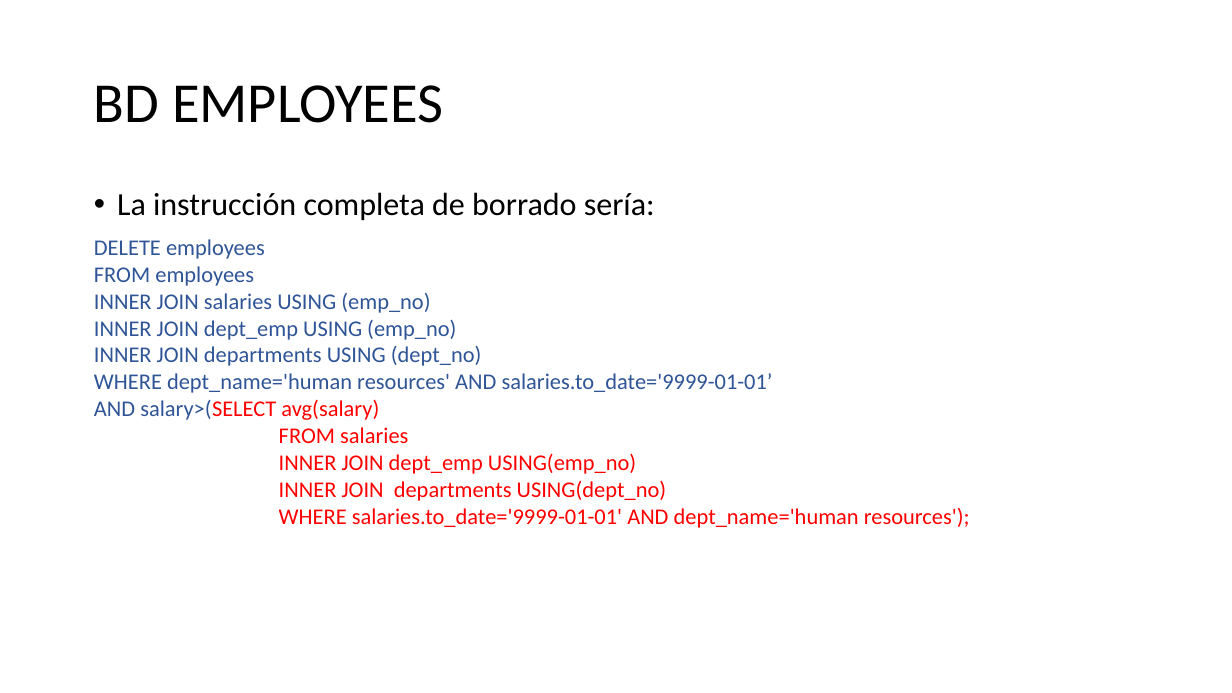
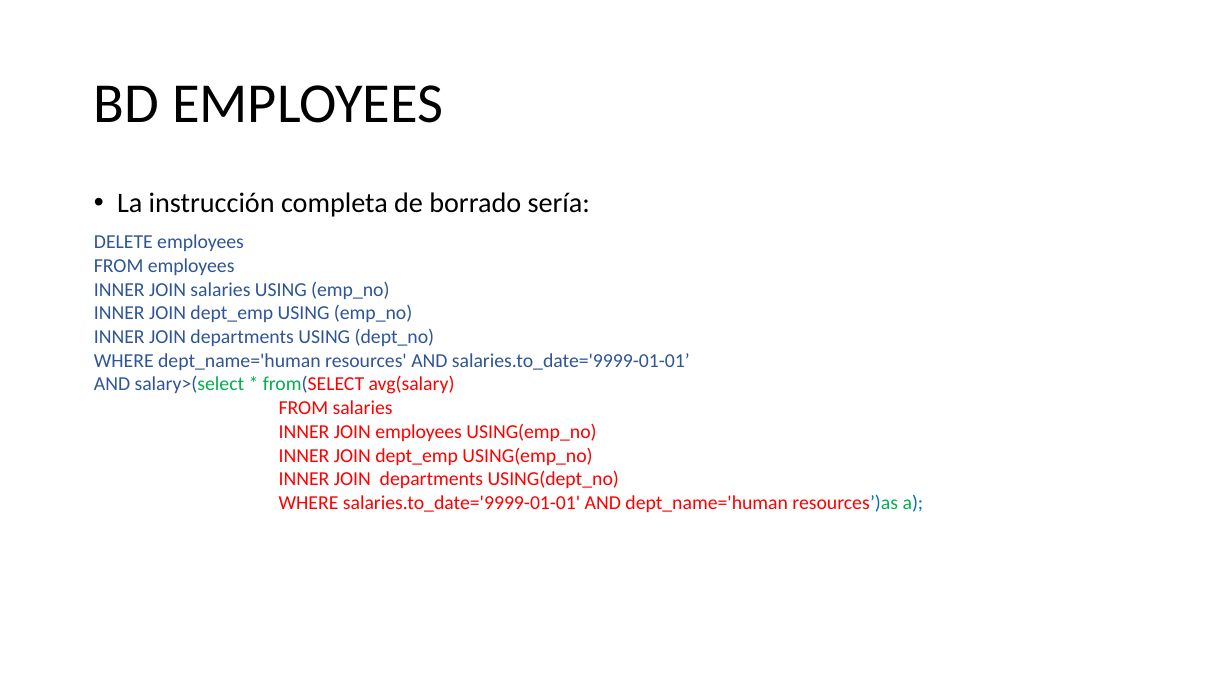
Before and after one commit to NuriaCelis/GestionBasesDatos2223, a slide deck: slide 9 of Tema5/REPASO DEL TEMA.pptx (slide 8 before the commit). Drawn at 1232x693 pixels with LibreOffice and Linux fonts; fonts in the diff are those of the drawing. Boxes give left, top, right and bottom in pixels: in the first picture for what was removed or moved away, otherwise in the second. Text is boxed around its words. In the diff, an @@ line names an element or a change of style, - is before the commit and + after.

```diff
--- a/Tema5/REPASO DEL TEMA.pptx
+++ b/Tema5/REPASO DEL TEMA.pptx
@@ text at (94,192,690,489): size 25 to 22 pt in "La instrucción completa de borrado sería:"; size 17.5 to 15.4 pt in "DELETE employees", "FROM employees", "INNER JOIN salaries USING (emp_no)", "INNER JOIN dept_emp USING (emp_no)" and 5 more places @@
@@ text at (94,375,455,394): text changed; size 17.5 to 15.4 pt @@
-AND salary>(SELECT avg(salary)
+AND salary>(select * from(SELECT avg(salary)
@@ text at (279,423,596,442): paragraph added @@
+INNER JOIN employees USING(emp_no)
@@ text at (279,494,924,513): text changed; size 17.5 to 15.4 pt @@
-WHERE salaries.to_date='9999-01-01' AND dept_name='human resources');
+WHERE salaries.to_date='9999-01-01' AND dept_name='human resources’)as a);
```
Also in this commit, not shown: 22 other slides changed, 11 slides added, 2 other files.
